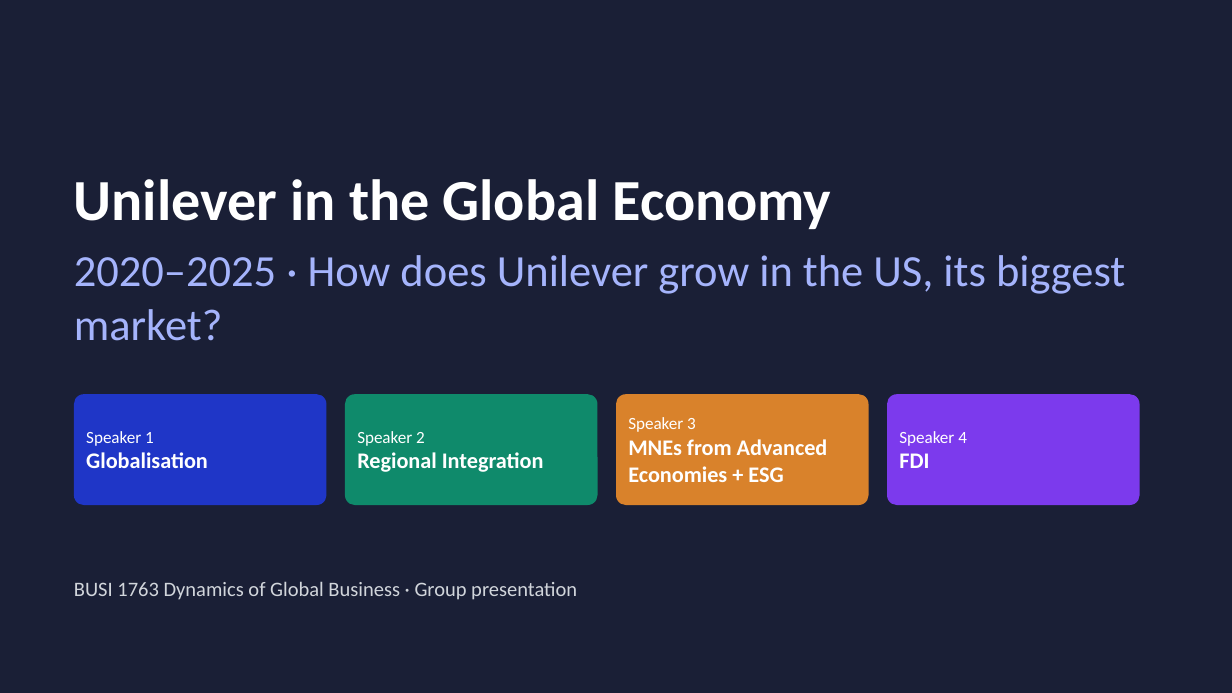
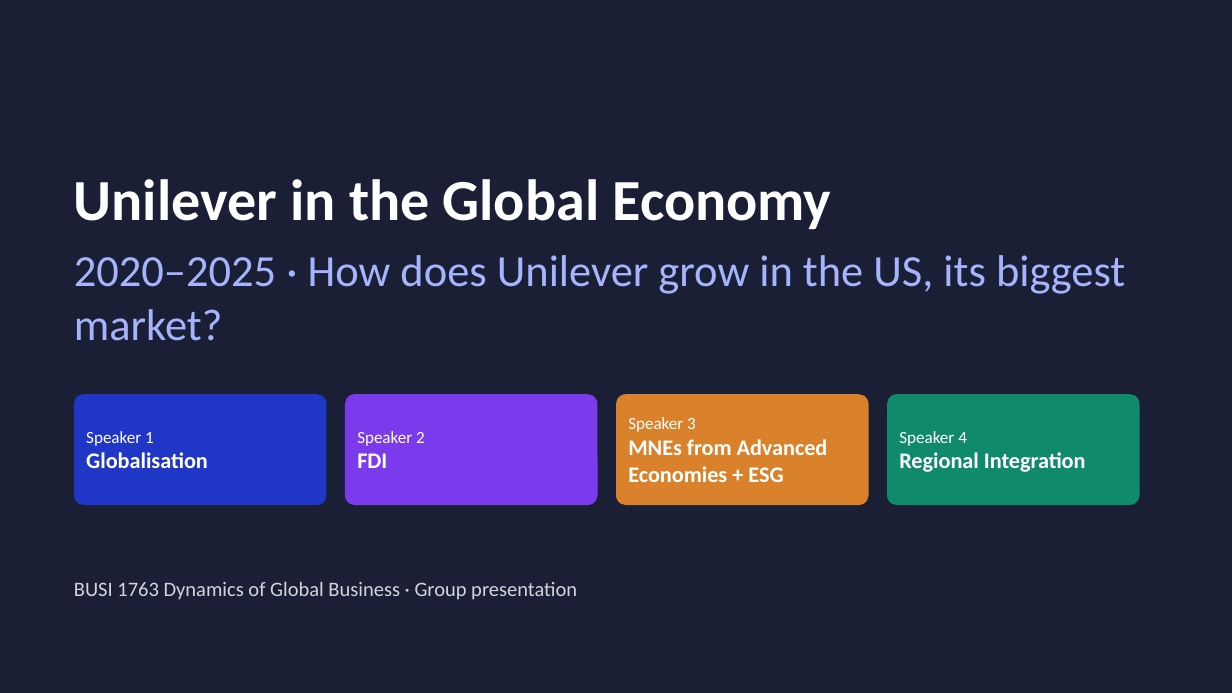
Before and after one commit to dollar3651314/mymba, a slide deck: slide 1 of content/busi1763/files/Unilever_Group_EN.pptx. Drawn at 1232x693 pixels with LibreOffice and Linux fonts; fonts in the diff are those of the drawing. Boxes give left, top, right and bottom in pixels: in the first picture for what was removed or moved away, otherwise in the second. Text is boxed around its words. In the diff, an @@ line names an element or a change of style, - is before the commit and + after.

```diff
--- a/content/busi1763/files/Unilever_Group_EN.pptx
+++ b/content/busi1763/files/Unilever_Group_EN.pptx
@@ rounded rectangle at <box>345,394,598,505</box>: fill #0F8A6B to #7C3AED @@
@@ rounded rectangle at <box>887,394,1140,505</box>: fill #7C3AED to #0F8A6B @@
@@ text at <box>357,453,387,468</box>: text changed @@
-Regional Integration
+FDI
@@ text at <box>899,452,1086,472</box>: text changed @@
-FDI
+Regional Integration
```
Also in this commit, not shown: 7 other slides changed, 6 other files.
